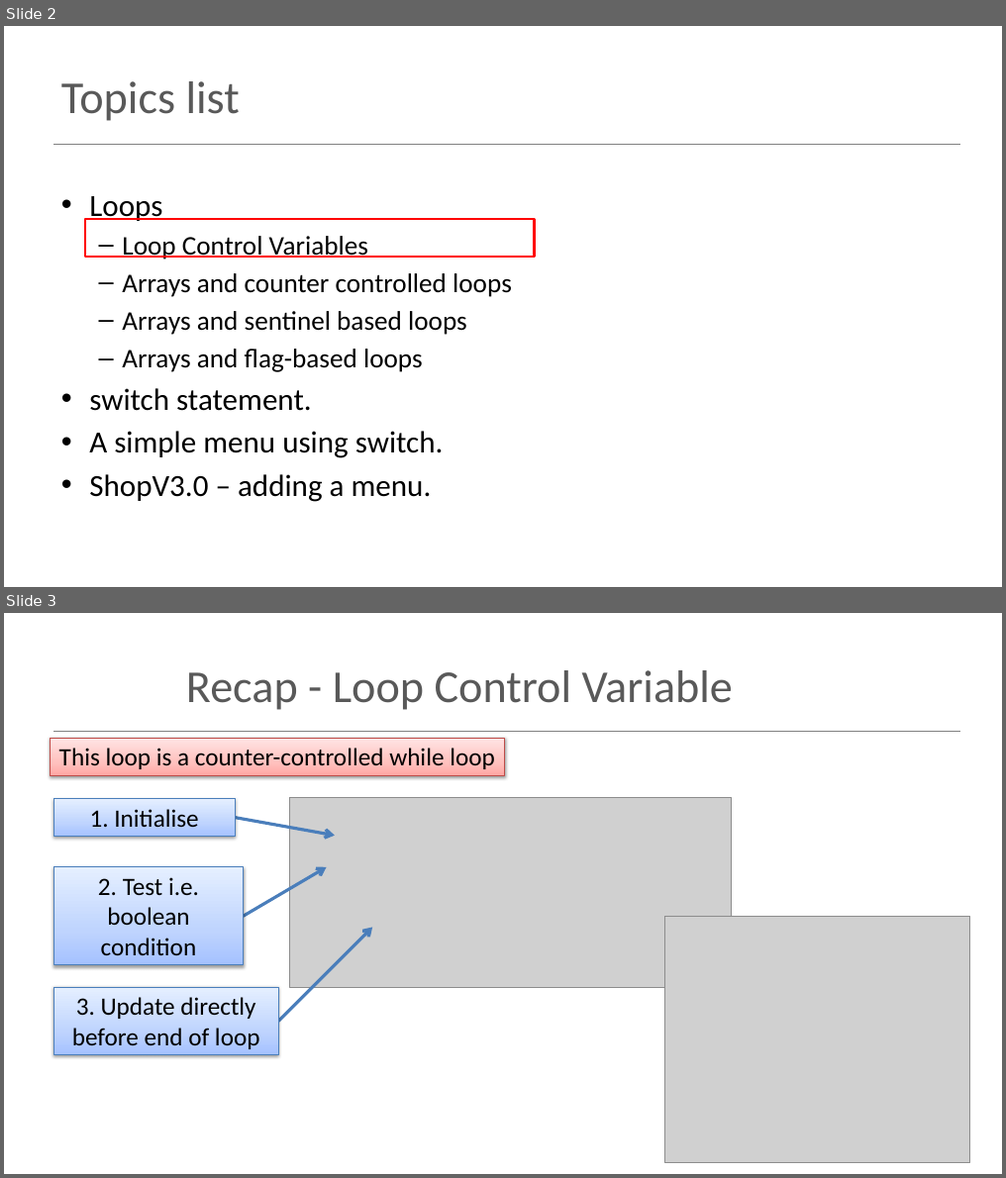
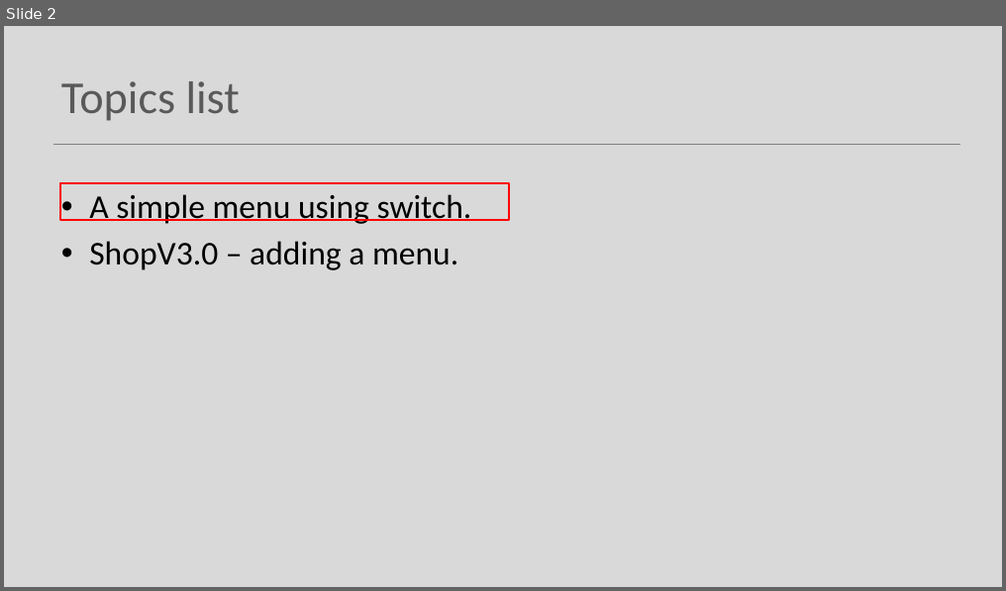
Before and after one commit to Programming-Fundamentals-SETU/prog-fund-1-sept-25, a slide deck: topic09-menus-and-persistence/unit-1/talk-3-menu/c-menu.pptx. Shown one above the other, each under a label of ours: slides 2 and 3 before the commit, slide 2 after it. The pictures are 1006x1178 and 1006x591 pixels, drawn with LibreOffice and Linux fonts; fonts in the diff are those of the drawing; grey boxes stand for pictures. Boxes give left, top, right and bottom in pixels: in the first picture for what was removed or moved away, otherwise in the second. Text is boxed around its words. In the diff, an @@ line names an element or a change of style, - is before the commit and + after.

```diff
--- a/topic09-menus-and-persistence/unit-1/talk-3-menu/c-menu.pptx
+++ b/topic09-menus-and-persistence/unit-1/talk-3-menu/c-menu.pptx
@@ slide 3 removed at (4,613,1002,1174), background #FFFFFF; not listed: 1 template element that a slide beside it also shows @@
@@ title removed at (186,670,733,710) @@
-Recap - Loop Control Variable
@@ rectangle removed at (50,738,505,775) @@
-This loop is a counter-controlled while loop
@@ rectangle removed at (54,799,236,836) @@
-1. Initialise
@@ arrow removed from (235, 817) to (335, 836) @@
@@ picture removed at (289,797,731,987) @@
@@ rectangle removed at (54,867,244,965) @@
-2. Test i.e. boolean condition
@@ arrow removed from (244, 916) to (327, 867) @@
@@ arrow removed from (279, 1021) to (372, 928) @@
@@ picture removed at (665,916,969,1162) @@
@@ rectangle removed at (54,987,279,1056) @@
-3. Update directly before end of loop
@@ slide 2 changed as well @@
@@ background #FFFFFF to #D9D9D9 @@
@@ text "A simple menu using switch." at (89,194,472,271): size 29.6 to 32 pt @@
@@ rectangle: place and size @@
-rectangle at (85,219,534,257)
+rectangle at (60,183,509,221)
@@ text at (89,196,512,411): paragraphs removed @@
-• Loops
-  – Loop Control Variables
-  – Arrays and counter controlled loops
-  – Arrays and sentinel based loops
-  – Arrays and flag-based loops
-• switch statement.
```
Also in this commit, not shown: 13 other slides changed, 28 other slides removed, 1 other file.
